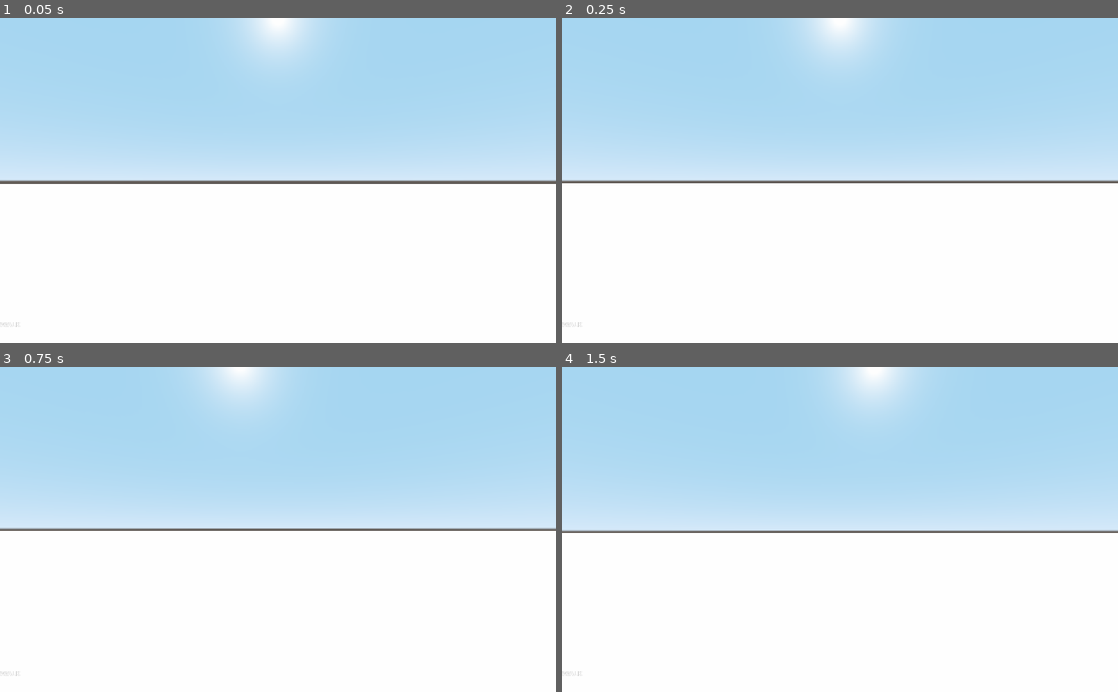
Above: before the commit, frames 1-4 (two rows, left to right).
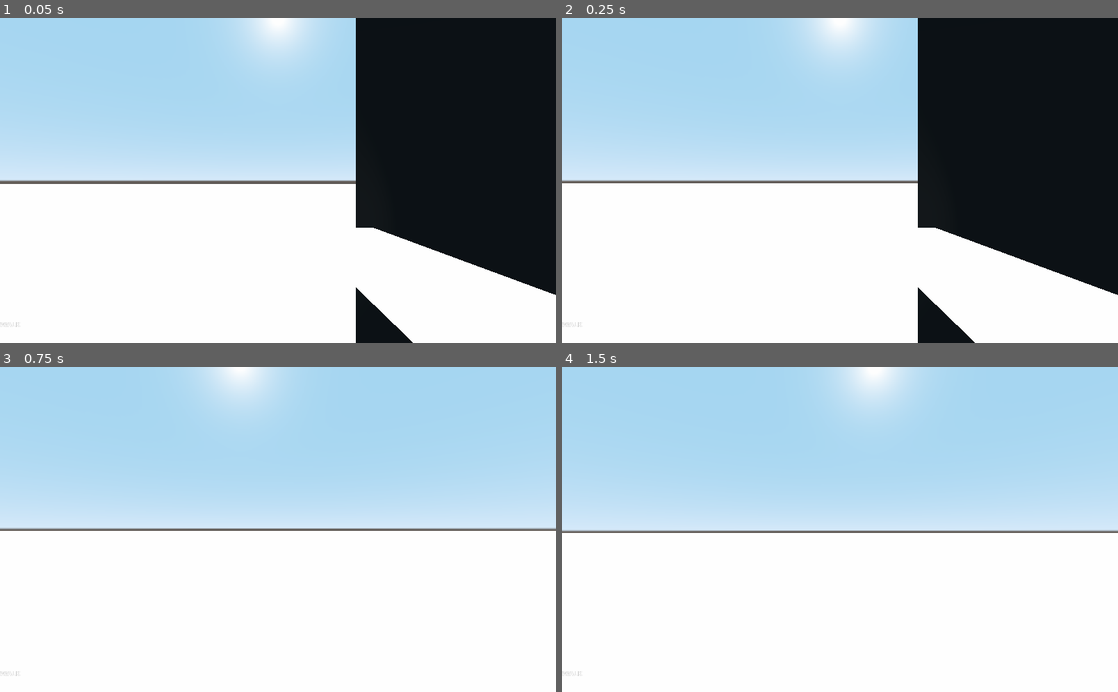
Above: after the commit, the same moments.

Repository: Terkwood/maze
Game: Godot game, scene res://HedgeMaze.tscn
Same seed, same stepped clock (60 frames per second), same inputs: the game is played once before the commit and once after it.
Inputs (mouse positions are in pixels of both pictures, inside the frame that each line leads up to):
- Up to frame 1 (0.05 s): no input
- Up to frame 2 (0.25 s): no input
- Up to frame 3 (0.75 s): tap Enter at 0.5 s; move the mouse to (305, 529) at 0.52 s; hold W from 0.53 s (still down)
- Up to frame 4 (1.5 s): keep holding W; tap Space at 1.25 s; move the mouse to (812, 529) at 1.27 s

The runs differ from the first frame. In frame 1, 28% of the frame differs, in the area x 64-100%, y 0-100%; in frame 2, 28%; in frame 3, nothing differs; in frame 4, nothing differs.

Commit message:
make the body color mesh

Diff:
--- a/WallBody.tscn
+++ b/WallBody.tscn
@@ -13,6 +13,16 @@
 material = SubResource( 2 )
 size = Vector2( 30, 25 )
 
+[sub_resource type="NoiseTexture" id=5]
+
+[sub_resource type="SpatialMaterial" id=6]
+albedo_color = Color( 0.0705882, 0.317647, 0.0627451, 1 )
+albedo_texture = SubResource( 5 )
+
+[sub_resource type="CubeMesh" id=4]
+material = SubResource( 6 )
+size = Vector3( 30, 24, 3.98 )
+
 [node name="WallBody" type="StaticBody"]
 script = ExtResource( 2 )
 
@@ -24,3 +34,12 @@
 transform = Transform( 1, 0, 0, 0, -1.62921e-07, -1, 0, 1, -1.62921e-07, 0, 0, 2 )
 mesh = SubResource( 3 )
 material/0 = null
+
+[node name="Face2" type="MeshInstance" parent="."]
+transform = Transform( -1, 3.25841e-07, -5.30863e-14, 0, -1.62921e-07, -1, -3.25841e-07, -1, 1.62921e-07, 0, 0, -2 )
+mesh = SubResource( 3 )
+material/0 = null
+
+[node name="BodyColor" type="MeshInstance" parent="."]
+mesh = SubResource( 4 )
+material/0 = null
Not shown: 1 places in WallBody.tscn that only renumber resources
